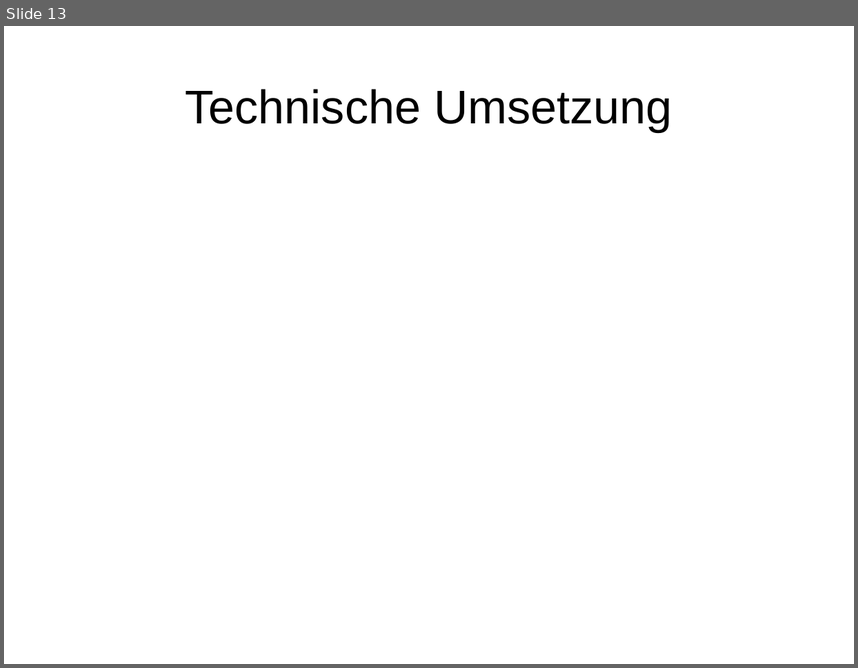
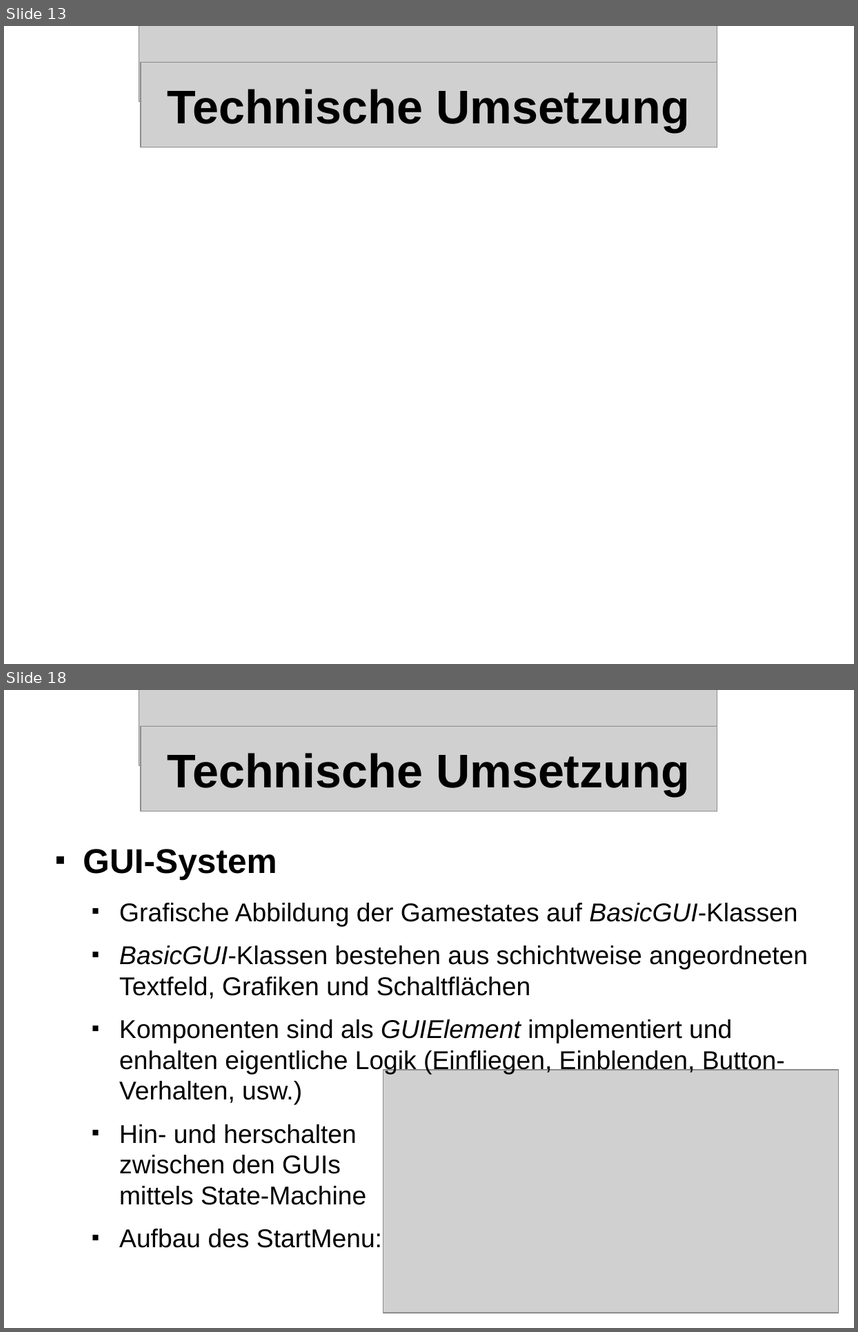
Before and after one commit to streber91/3D-Game-Project, a slide deck: Documents/Präsentationen/Underlord Abschlusspräsentation.odp. Shown one above the other, each under a label of ours: slide 13 before the commit, slides 13 and 18 after it; the slides between them are not shown. The pictures are 858x668 and 858x1332 pixels, drawn with LibreOffice and Linux fonts; fonts in the diff are those of the drawing; grey boxes stand for pictures; background and template pictures are left out. Boxes give left, top, right and bottom in pixels: in the first picture for what was removed or moved away, otherwise in the second. Text is boxed around its words. In the diff, an @@ line names an element or a change of style, - is before the commit and + after.

```diff
--- a/Documents/Präsentationen/Underlord Abschlusspräsentation.odp
+++ b/Documents/Präsentationen/Underlord Abschlusspräsentation.odp
@@ slide 18 added at bbox=[4, 690, 854, 1328], background picture (left out) @@
@@ picture added at bbox=[139, 690, 717, 766] @@
@@ picture added at bbox=[141, 727, 717, 812] @@
@@ title added at bbox=[168, 753, 690, 796], 44 pt, text #000000, bold @@
+Technische Umsetzung
@@ text added at bbox=[83, 849, 808, 1248], 24 pt, text #000000 @@
+■ GUI-System
+  ■ Grafische Abbildung der Gamestates auf BasicGUI-Klassen
+  ■ BasicGUI-Klassen bestehen aus schichtweise angeordneten Textfeld, Grafiken und Schaltflächen
+  ■ Komponenten sind als GUIElement implementiert und enhalten eigentliche Logik (Einfliegen, Einblenden, Button-Verhalten, usw.)
+  ■ Hin- und herschalten
+    zwischen den GUIs
+    mittels State-Machine
+  ■ Aufbau des StartMenu:
@@ picture added at bbox=[383, 1069, 840, 1312] @@
@@ slide 13 changed as well @@
@@ picture added at bbox=[139, 26, 717, 102] @@
@@ title "Technische Umsetzung" at bbox=[168, 89, 690, 132]: bold on @@
@@ picture added at bbox=[141, 63, 717, 148] @@
```
Also in this commit, not shown: 12 other slides changed, 6 other slides added, 5 slides removed.
